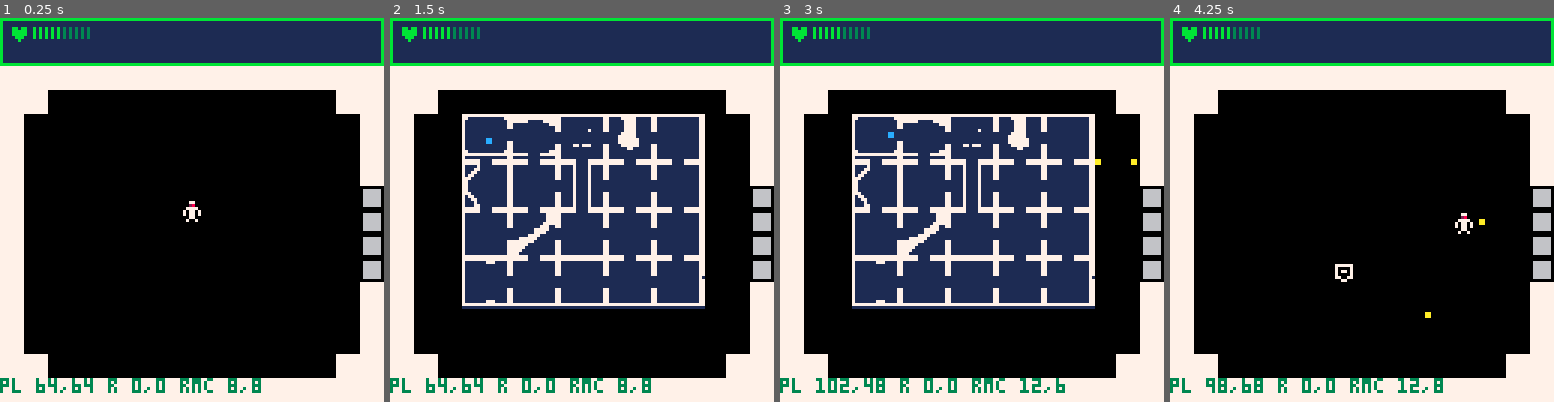
Above: before the commit, frames 1-4 (left to right).
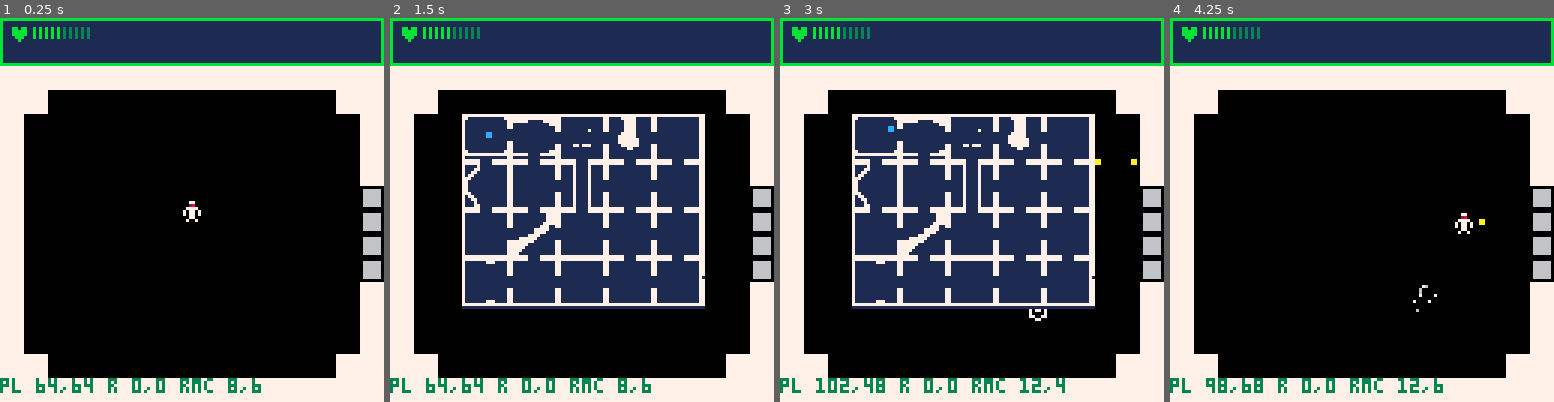
Above: after the commit, the same moments.

Repository: PedroMR/pico8
Game: PICO-8 cartridge ptron.p8
Two runs of this game, one before a commit and one after it. Both use one fixed random seed, a clock stepped at 60 frames per second and the inputs below.
Inputs:
- Up to frame 1 (0.25 s): no input
- Up to frame 2 (1.5 s): tap X (X key) at 0.33, 1.07 s; tap O (Z key) at 0.7 s
- Up to frame 3 (3 s): hold Right 1.6-2.1 s; tap O (Z key) every 0.4 s from 1.7 to 2.9 s; tap X (X key) at 1.85, 2.97 s; hold Up 2.15-2.42 s; hold Right from 2.47 s (still down)
- Up to frame 4 (4.25 s): release Right at 3.03 s; hold Left 3.08-3.58 s; tap O (Z key) at 3.3, 3.7, 4.1 s; hold Down 3.63-3.97 s; hold Right from 4.02 s (still down); tap X (X key) at 4.08 s

The runs differ from the first frame. In frame 1, less than 0.1% of the frame differs, in the area x 66-68%, y 93-96%; in frame 2, less than 0.1%; in frame 3, 0.2%; in frame 4, 0.2%, in the area x 42-72%, y 64-96%.

Commit message:
Fixing collision bug due to scr offset

Diff:
--- a/ptron.p8
+++ b/ptron.p8
@@ -46,7 +46,7 @@
 
 function tile_from_coord(rm,x,y)
  local rm_x,rm_y=room_tile(rm)
- local tx,ty = flr(x/8),flr(y/8)
+ local tx,ty = flr((x-scr.x0)/8),flr((y-scr.y0)/8)
  local rx,ry=rm_x*room_w+tx, rm_y*room_h+ty
  return rx,ry
 end
